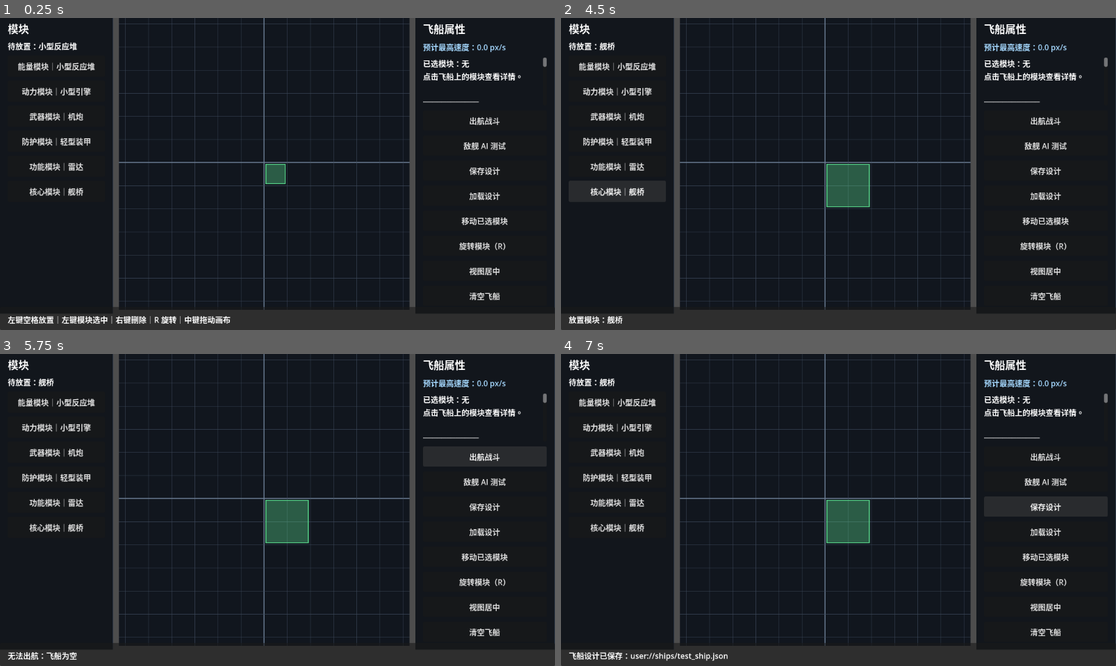
Above: before the commit, frames 1-4 (two rows, left to right).
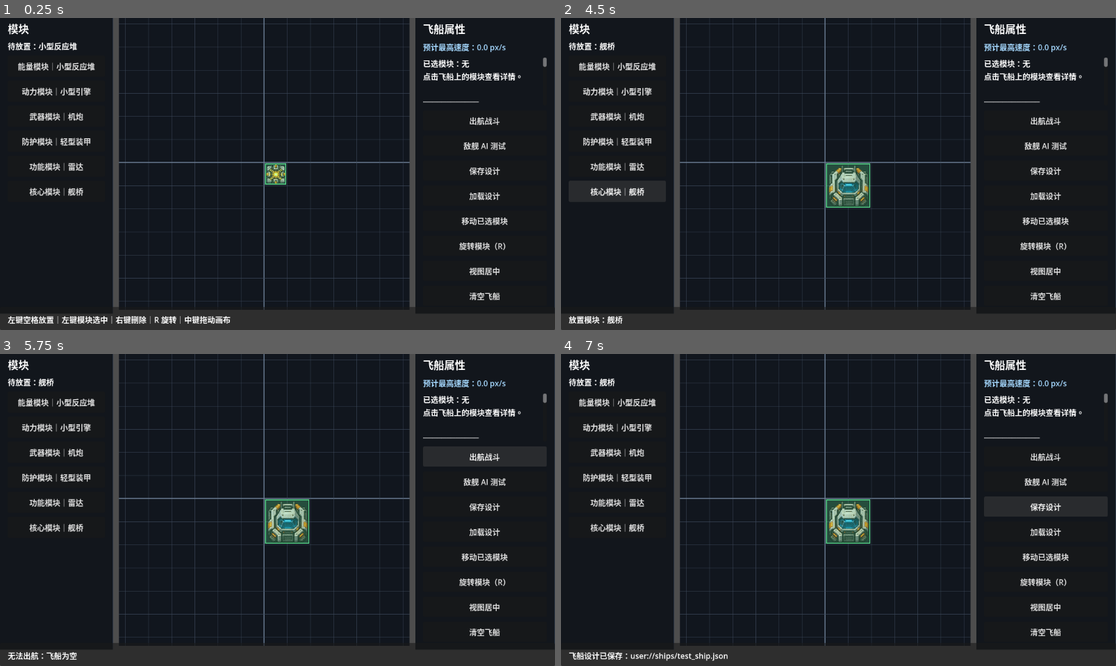
Above: after the commit, the same moments.

Repository: lqc19891229/AdvanceFour
Game: Godot game, scene res://game/ship/editor/ship_editor.tscn
Two runs of this game, one before a commit and one after it. Both use one fixed random seed, a clock stepped at 60 frames per second and the inputs below.
Inputs:
- Up to frame 1 (0.25 s): no input
- Up to frame 2 (4.5 s): click "能量模块｜小型反应堆" at 0.5 s; click "动力模块｜小型引擎" at 1.25 s; click "武器模块｜机炮" at 2 s; click "防护模块｜轻型装甲" at 2.75 s; click "功能模块｜雷达" at 3.5 s; click "核心模块｜舰桥" at 4.25 s
- Up to frame 3 (5.75 s): click "出航战斗" at 5 s
- Up to frame 4 (7 s): click "敌舰 AI 测试" at 5.75 s; click "保存设计" at 6.5 s

The runs differ from the first frame. In frame 1, 0.2% of the frame differs, in the area x 47-52%, y 46-54%; in frame 2, 0.7%, in the area x 47-56%, y 46-61%; in frame 3, 0.7%; in frame 4, 0.7%.

Commit message:
Show module textures in placement preview

Diff:
--- a/game/ship/editor/ship_grid_view.gd
+++ b/game/ship/editor/ship_grid_view.gd
@@ -306,6 +306,45 @@
 		Color("#101319")
 	)
 
+func _draw_module_preview(
+	definition: ShipModuleDefinition,
+	rect: Rect2,
+	rotation_quarters_value: int,
+	valid: bool
+) -> void:
+	if definition == null:
+		return
+
+	var preview_color := (
+		Color(0.35, 0.85, 0.55, 0.28)
+		if valid
+		else Color(0.95, 0.25, 0.25, 0.28)
+	)
+	var border_color := (
+		Color(0.35, 0.85, 0.55, 0.95)
+		if valid
+		else Color(0.95, 0.25, 0.25, 0.95)
+	)
+	var rotation_radians := float(rotation_quarters_value) * PI * 0.5
+
+	var base_texture := ModuleArtLibrary.get_base_texture(definition)
+	if base_texture != null:
+		var base_rotation := rotation_radians
+		if definition is WeaponModuleDefinition:
+			base_rotation = 0.0
+		_draw_module_texture(base_texture, rect, base_rotation)
+
+	if definition is WeaponModuleDefinition:
+		var turret_texture := ModuleArtLibrary.get_turret_texture(definition)
+		if turret_texture != null:
+			_draw_module_texture(turret_texture, rect, rotation_radians)
+		else:
+			_draw_weapon_turret_fallback(rect, rotation_radians)
+
+	draw_rect(rect.grow(-3.0), preview_color)
+	draw_rect(rect.grow(-3.0), border_color, false, 2.0)
+
+
 func _draw_preview() -> void:
 	if moving_selected and selected_module != null:
 		var temp := ShipModuleInstance.new(
@@ -319,20 +358,29 @@
 			preview_cell,
 			selected_module.rotation_quarters
 		)
-		var move_color := Color(0.35, 0.85, 0.55, 0.36) if check["ok"] else Color(0.95, 0.25, 0.25, 0.36)
 		var move_rect := Rect2(
 			grid_to_screen(preview_cell),
 			Vector2(temp.get_rotated_size()) * CELL_SIZE
 		)
-		draw_rect(move_rect.grow(-4), move_color)
-		draw_rect(move_rect.grow(-4), Color(move_color.r, move_color.g, move_color.b, 0.9), false, 2.0)
+		_draw_module_preview(
+			selected_module.definition,
+			move_rect,
+			selected_module.rotation_quarters,
+			check["ok"]
+		)
 		return
 
 	if selected_module != null or selected_definition == null:
 		return
 	var temp := ShipModuleInstance.new(-1, selected_definition, preview_cell, rotation_quarters)
 	var check := ship.can_place(selected_definition, preview_cell, rotation_quarters)
-	var color := Color(0.35, 0.85, 0.55, 0.36) if check["ok"] else Color(0.95, 0.25, 0.25, 0.36)
-	var rect := Rect2(grid_to_screen(preview_cell), Vector2(temp.get_rotated_size()) * CELL_SIZE)
-	draw_rect(rect.grow(-4), color)
-	draw_rect(rect.grow(-4), Color(color.r, color.g, color.b, 0.9), false, 2.0)
+	var rect := Rect2(
+		grid_to_screen(preview_cell),
+		Vector2(temp.get_rotated_size()) * CELL_SIZE
+	)
+	_draw_module_preview(
+		selected_definition,
+		rect,
+		rotation_quarters,
+		check["ok"]
+	)
